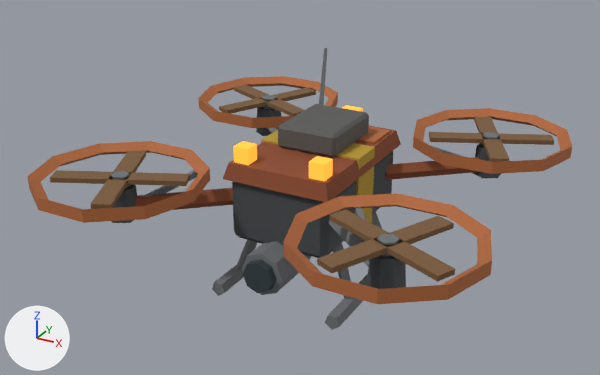
What one commit did to the glTF model game/assets/generated/prop/scout_drone.glb.
The view is the same before and after, from a camera (50 mm lens) standing at (0.895, -1.711, 1.093) and looking at (-0.03, -0.029, 0.252). The lights are fixed; the arrows at lower left show +X, +Y and +Z. The first picture is the older version.

Objects in the first picture: 'body', 'rotor_bl', 'rotor_br', 'rotor_fl', 'rotor_fr'.
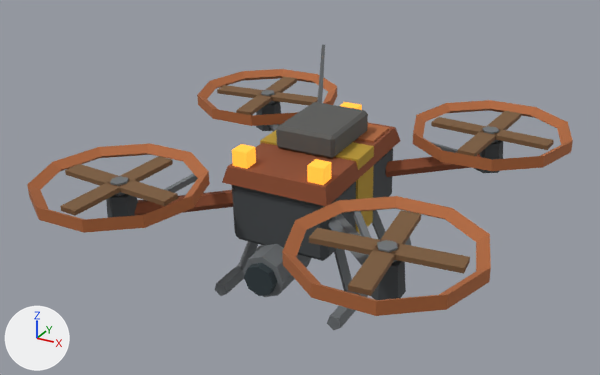
Diff of the bpy script that builds the scene:
```diff
--- a/game/assets/generated/prop/scout_drone.glb.py
+++ b/game/assets/generated/prop/scout_drone.glb.py
@@ ob_body @@
 ob_body = bpy.data.objects.new('body', me_body)
-ob_body.parent = ob_scout_drone
-ob_body.location = (0.0, 0.0, 0.24)
+ob_body.parent = ob_hover
+ob_body.location = (0.0, 0.0, 0.0)
@@ ob_rotor_bl @@
 ob_rotor_bl = bpy.data.objects.new('rotor_bl', me_rotor_bl)
-ob_rotor_bl.parent = ob_scout_drone
-ob_rotor_bl.location = (0.34, 0.34, 0.29)
+ob_rotor_bl.parent = ob_hover
+ob_rotor_bl.location = (0.34, 0.34, 0.05)
+ob_rotor_bl.rotation_euler = (0.0, 0.0, -0.523)  # degrees (0, 0, -30)
@@ ob_rotor_br @@
 ob_rotor_br = bpy.data.objects.new('rotor_br', me_rotor_br)
-ob_rotor_br.parent = ob_scout_drone
-ob_rotor_br.location = (-0.34, 0.34, 0.29)
+ob_rotor_br.parent = ob_hover
+ob_rotor_br.location = (-0.34, 0.34, 0.05)
+ob_rotor_br.rotation_euler = (0.0, 0.0, 0.523)  # degrees (0, 0, 30)
@@ ob_rotor_fl @@
 ob_rotor_fl = bpy.data.objects.new('rotor_fl', me_rotor_fl)
-ob_rotor_fl.parent = ob_scout_drone
-ob_rotor_fl.location = (0.34, -0.34, 0.29)
+ob_rotor_fl.parent = ob_hover
+ob_rotor_fl.location = (0.34, -0.34, 0.05)
+ob_rotor_fl.rotation_euler = (0.0, 0.0, 0.523)  # degrees (0, 0, 30)
@@ ob_rotor_fr @@
 ob_rotor_fr = bpy.data.objects.new('rotor_fr', me_rotor_fr)
-ob_rotor_fr.parent = ob_scout_drone
-ob_rotor_fr.location = (-0.34, -0.34, 0.29)
+ob_rotor_fr.parent = ob_hover
+ob_rotor_fr.location = (-0.34, -0.34, 0.05)
+ob_rotor_fr.rotation_euler = (0.0, 0.0, -0.523)  # degrees (0, 0, -30)
@@ ob_hover @@
+ob_hover = bpy.data.objects.new('hover', None)
+ob_hover.parent = ob_scout_drone
+ob_hover.location = (0.0, 0.0, 0.242)
+ob_hover.rotation_euler = (0.0446, 0.0, 0.0)  # degrees (2.6, 0, 0)
```

Boxes (x1, y1, x2, y2) around the edits, measured in the pictures (600 x 375 px):
'body', moved: before (28, 48, 572, 330); after (27, 45, 573, 330)
'rotor_fl', moved, turned: before (317, 210, 455, 282); after (309, 210, 470, 296)
'rotor_fr', moved, turned: before (50, 151, 190, 209); after (60, 156, 178, 216)
'rotor_bl', moved, turned: before (429, 116, 554, 162); after (431, 111, 554, 156)
'rotor_br', moved, turned: before (219, 85, 316, 116); after (217, 77, 318, 115)
